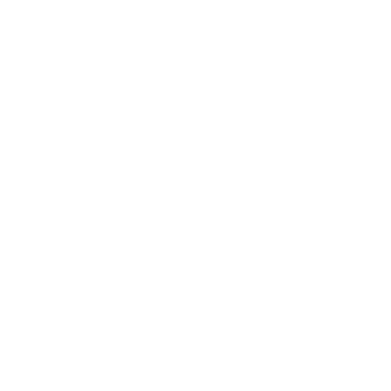
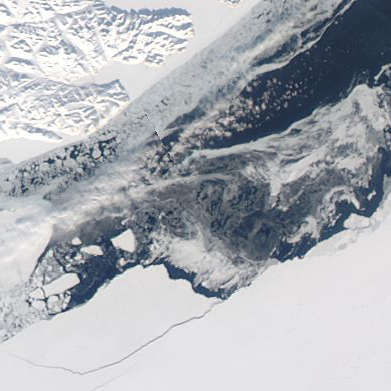
Layers edited between the first and the second 391px x 391px image:
added layer "016_baffin_bay_100km_20090426.aqua.truecolor.250m" above "Background" over [left=0, top=0, right=391, bottom=391]
